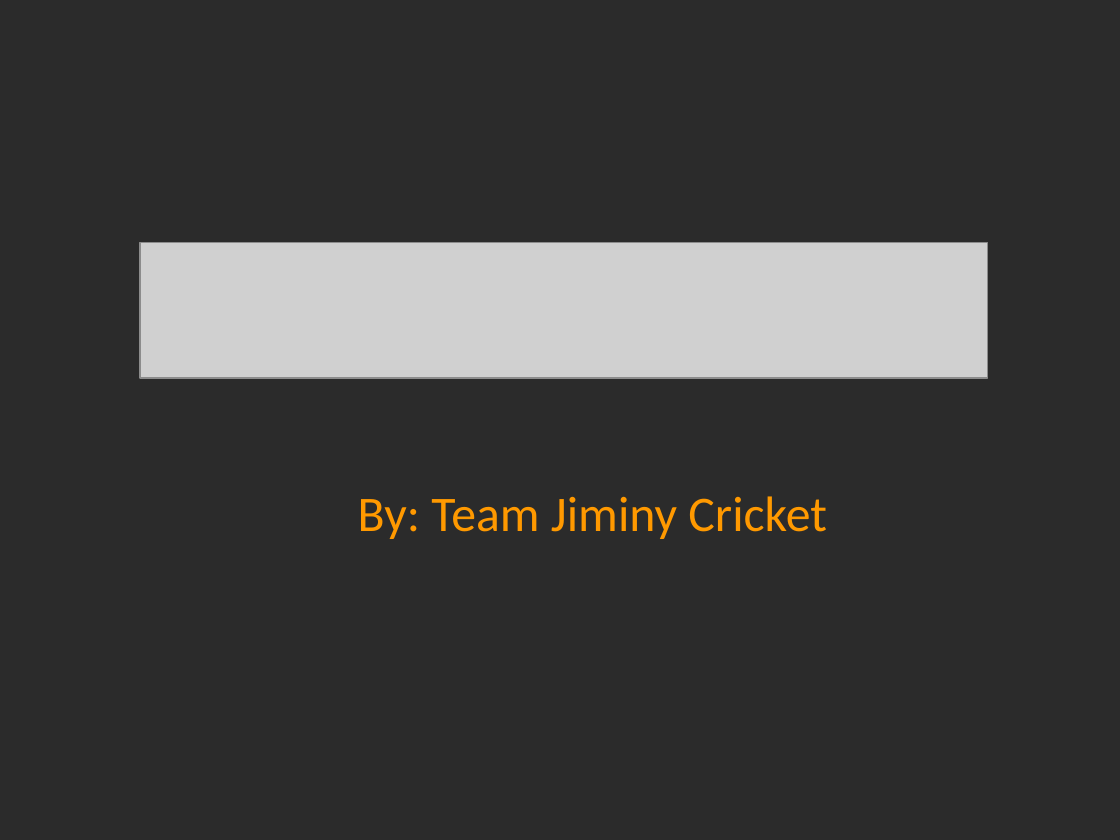
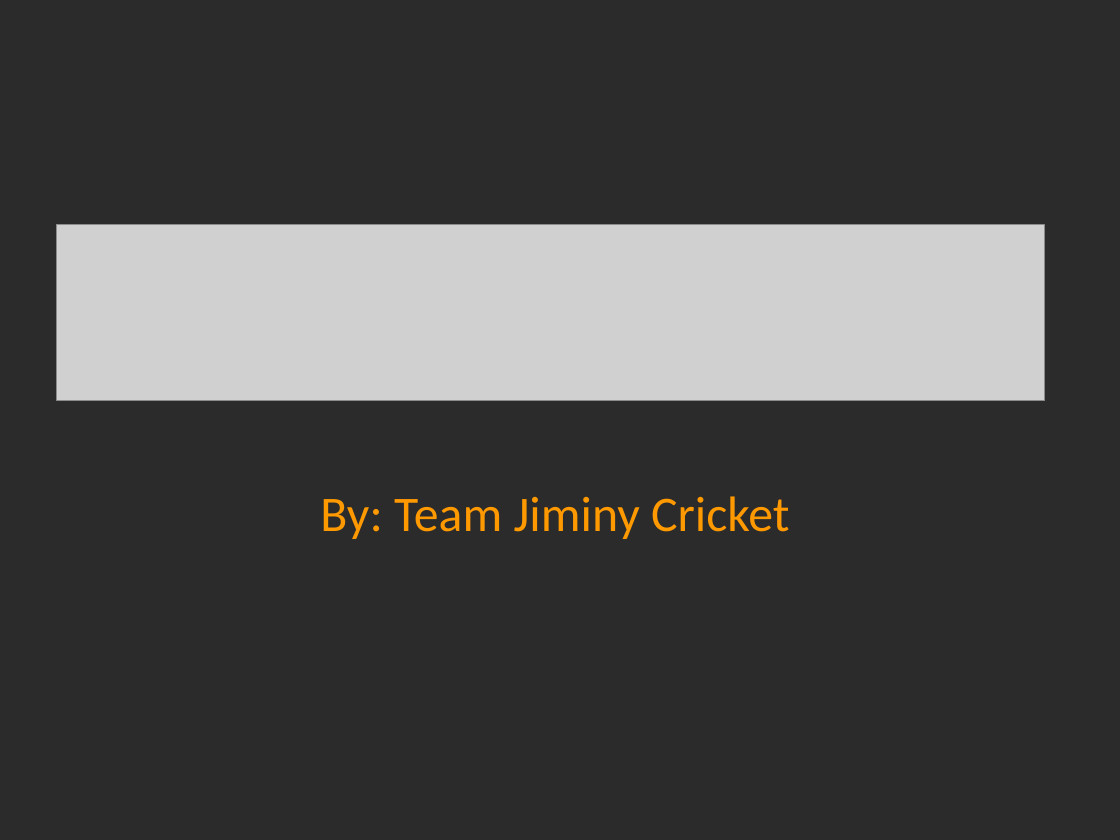
Before and after one commit to charlesmadere/Jiminy-Cricket, a slide deck: slide 1 of documents/Prototype Presentation.ppt. Drawn at 1120x840 pixels with LibreOffice and Linux fonts; fonts in the diff are those of the drawing; grey boxes stand for pictures; background and template pictures are left out; a plain dark background stands for a picture behind light text. Boxes give left, top, right and bottom in pixels: in the first picture for what was removed or moved away, otherwise in the second. Text is boxed around its words. In the diff, an @@ line names an element or a change of style, - is before the commit and + after.

```diff
--- a/documents/Prototype Presentation.ppt
+++ b/documents/Prototype Presentation.ppt
@@ picture: place and size @@
-picture at [140, 243, 988, 379]
+picture at [57, 225, 1045, 401]
@@ subtitle "By: Team Jiminy Cricket": place and size @@
-subtitle "By: Team Jiminy Cricket" at [358, 496, 826, 539]
+subtitle "By: Team Jiminy Cricket" at [320, 496, 789, 539]
```
Also in this commit, not shown: 4 slides added, 4 slides removed.
